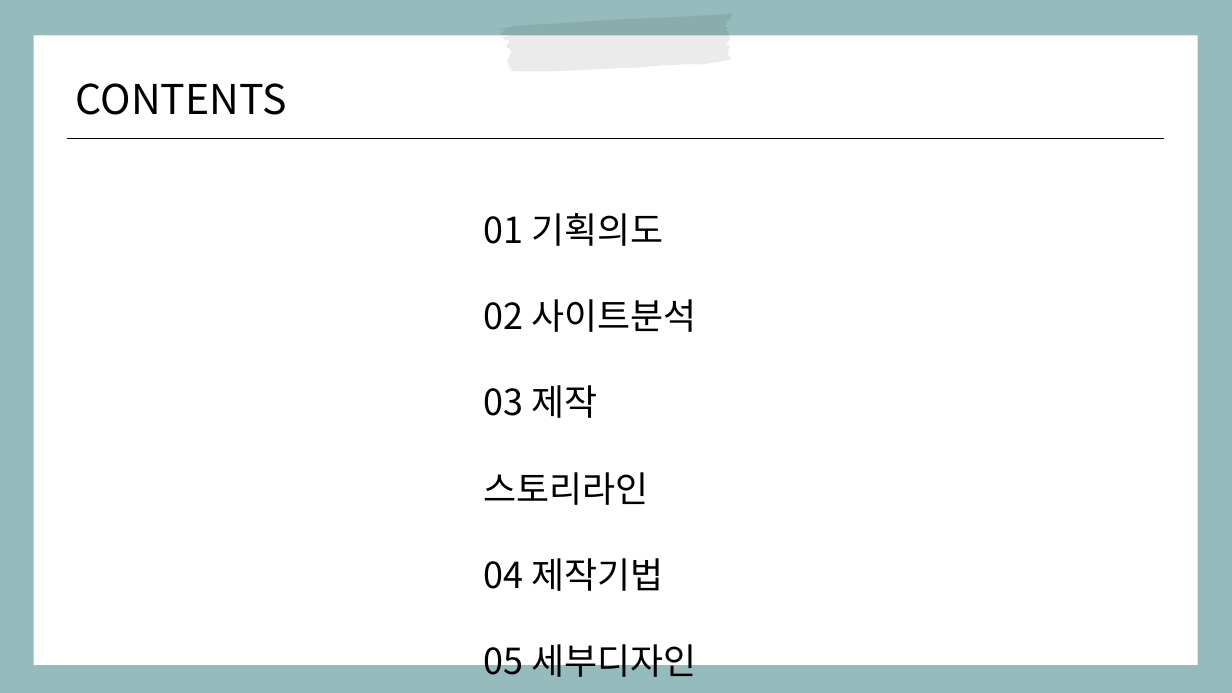
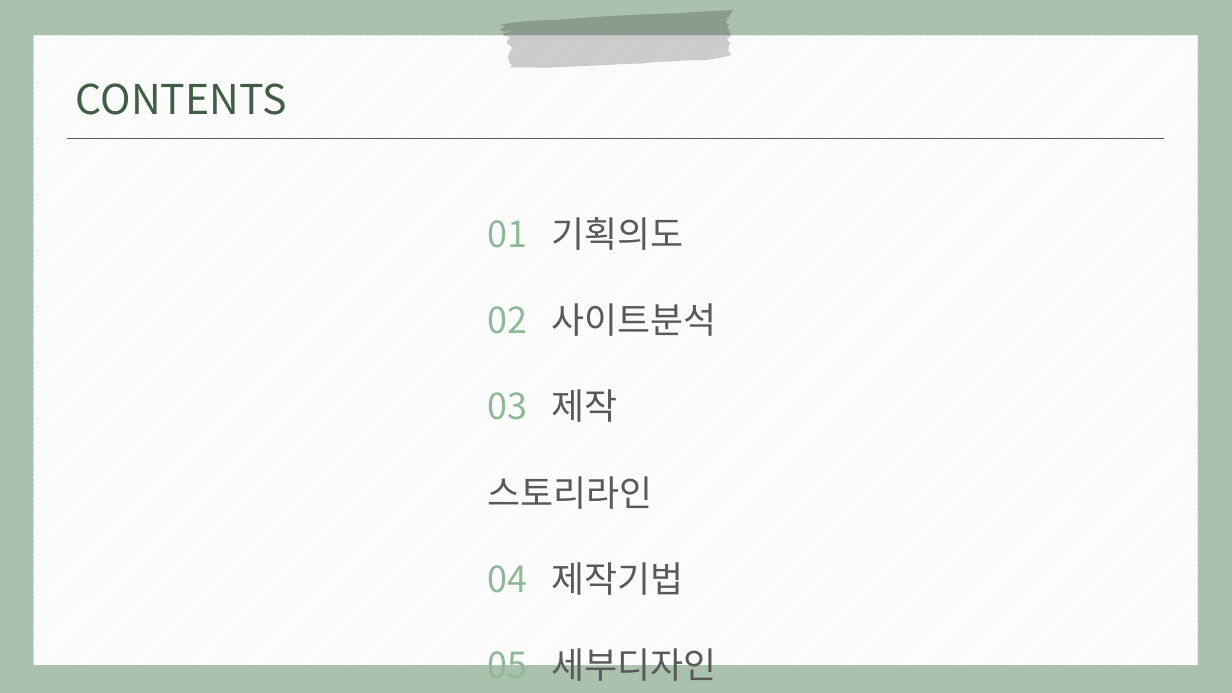
Before and after one commit to minjxx/FED-RF-2023-Project-KMJ, a slide deck: slide 2 of 김민정_서울벽지.pptx. Drawn at 1232x693 pixels with LibreOffice and Linux fonts; fonts in the diff are those of the drawing. Boxes give left, top, right and bottom in pixels: in the first picture for what was removed or moved away, otherwise in the second. Text is boxed around its words. In the diff, an @@ line names an element or a change of style, - is before the commit and + after.

```diff
--- a/김민정_서울벽지.pptx
+++ b/김민정_서울벽지.pptx
@@ background #4E8C8E at 59% opacity to #709775 at 59% opacity @@
@@ freeform shape: place and size @@
-freeform shape at [498,14,733,71]
+freeform shape at [499,10,734,67]
@@ freeform shape at [499,10,734,67]: fill #000000 at 8% opacity to #000000 at 19% opacity @@
@@ rectangle at [33,35,1198,665]: fill #FFFFFF to pattern #FBFBFB on #FFFFFF @@
@@ text "CONTENTS" at [76,83,287,115]: text colour #000000 to #415D43 @@
@@ line (67, 139) - (1165, 139): stroke #000000 0.5 pt to #595959 0.5 pt @@
@@ text "01 기획의도" at [487,217,716,681]: text colour #000000 to #8FB996 in "01", "02", "03", "04" and 1 more places; text colour #000000 to #595959 in "기획의도", "사이트분석", "제작 스토리라인", "제작기법" and 1 more places @@
```
Also in this commit, not shown: 3 other slides changed, 5 slides added.
